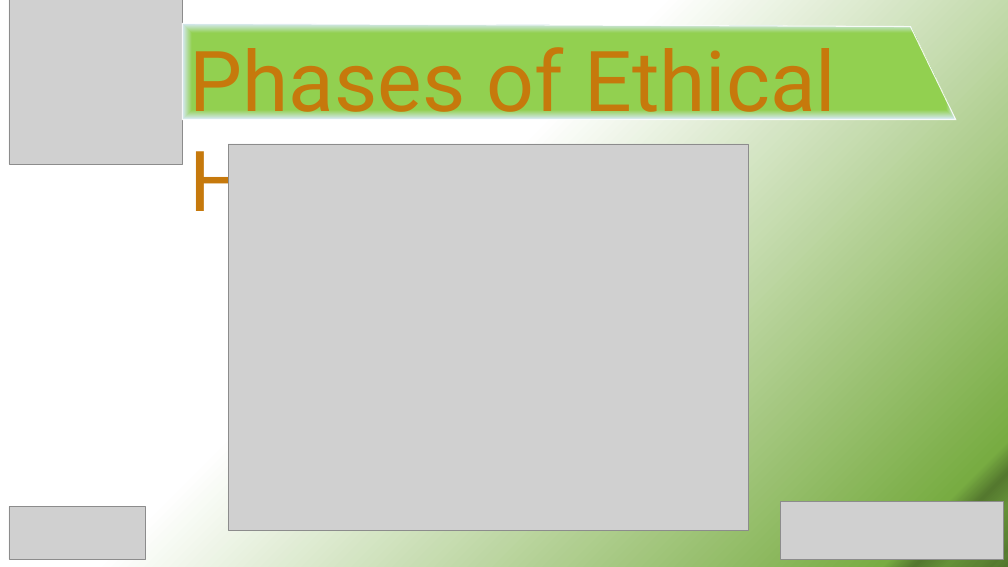
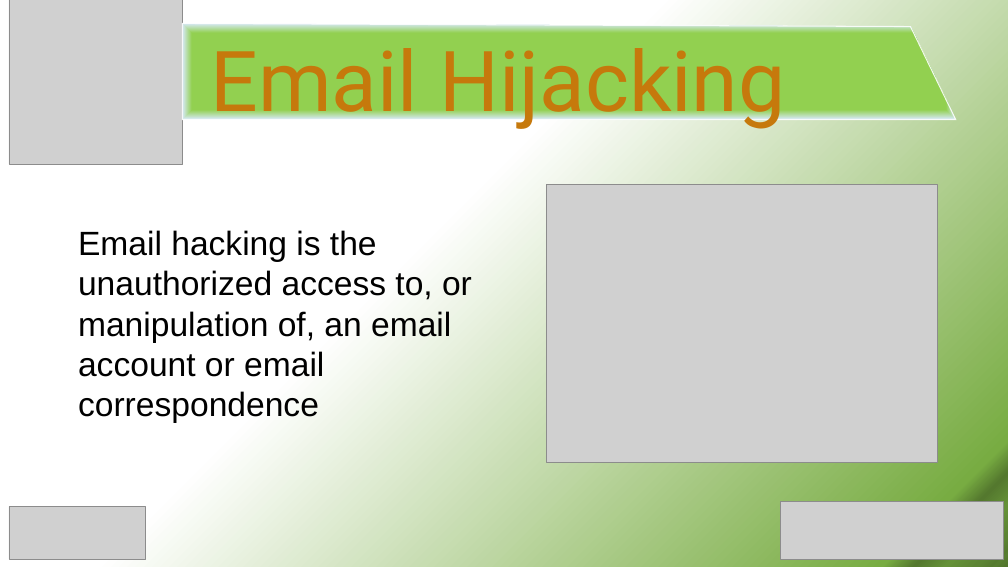
Before and after one commit to SabitDeepto/IIDP, a slide deck: slide 2 of class 10/1.Ethics in IT/2. Presentation/Ethics 1.pptx. Drawn at 1008x567 pixels with LibreOffice and Linux fonts; fonts in the diff are those of the drawing; grey boxes stand for pictures. Boxes give left, top, right and bottom in pixels: in the first picture for what was removed or moved away, otherwise in the second. Text is boxed around its words. In the diff, an @@ line names an element or a change of style, - is before the commit and + after.

```diff
--- a/class 10/1.Ethics in IT/2. Presentation/Ethics 1.pptx
+++ b/class 10/1.Ethics in IT/2. Presentation/Ethics 1.pptx
@@ text at (211,48,785,131): text changed @@
-Phases of Ethical Hacking
+Email Hijacking
@@ picture removed at (228,144,749,530) @@
@@ picture added at (547,185,938,463) @@
@@ text added at (78,230,472,423), 32 pt, text #000000 @@
+Email hacking is the unauthorized access to, or manipulation of, an email account or email correspondence
```
Also in this commit, not shown: 6 slides added, 5 slides removed, 5 other files.
